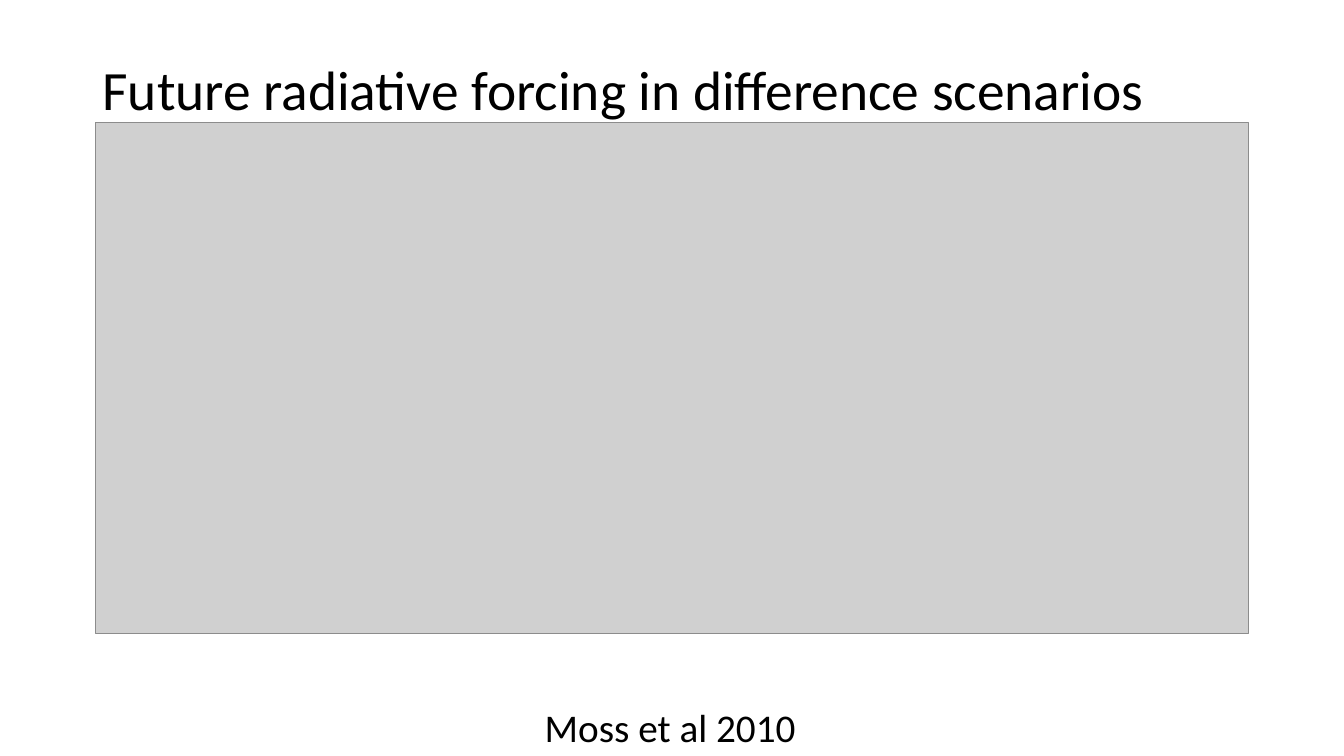
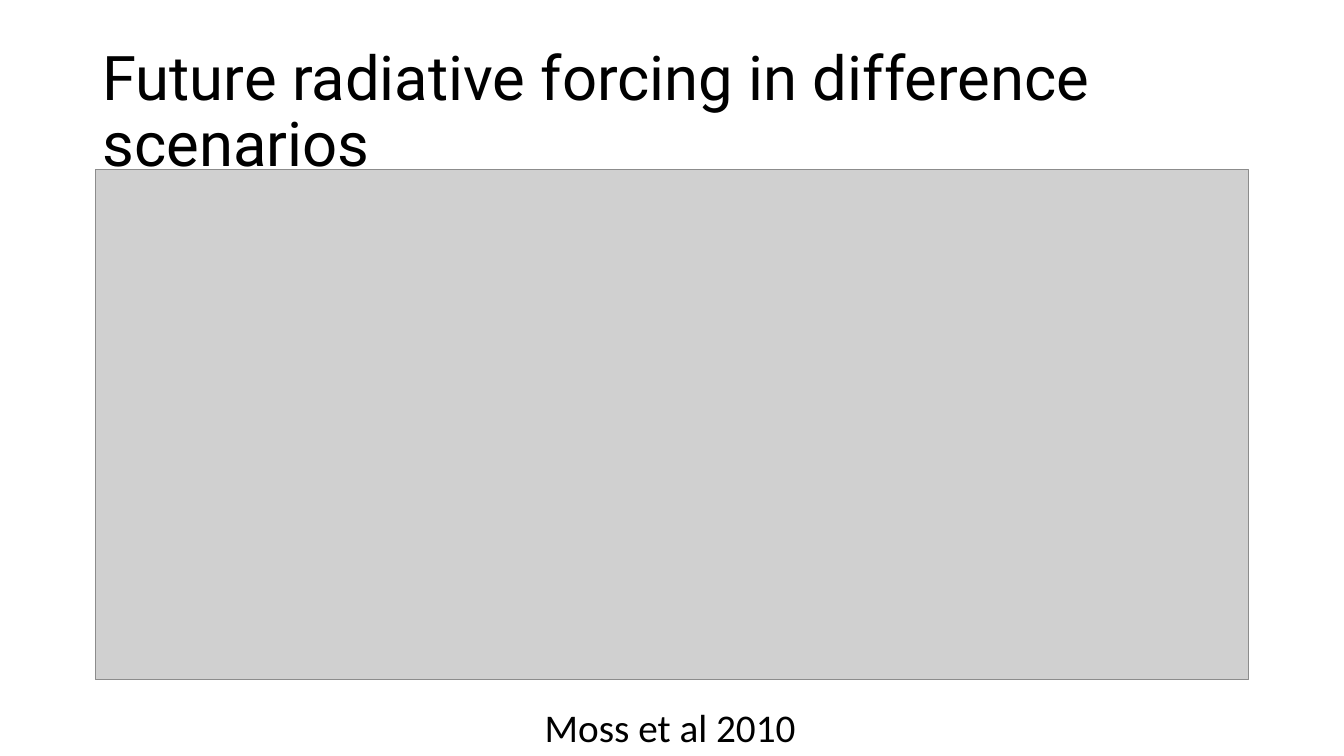
Before and after one commit to niharnandan/thesis, a slide deck: slide 5 of Mid Semester Presentation.pptx (slide 4 before the commit). Drawn at 1344x756 pixels with LibreOffice and Linux fonts; fonts in the diff are those of the drawing; grey boxes stand for pictures; background and template pictures are left out. Boxes give left, top, right and bottom in pixels: in the first picture for what was removed or moved away, otherwise in the second. Text is boxed around its words. In the diff, an @@ line names an element or a change of style, - is before the commit and + after.

```diff
--- a/Mid Semester Presentation.pptx
+++ b/Mid Semester Presentation.pptx
@@ title "Future radiative forcing in difference ..." at (102,53,1089,181): size 39.6 to 44 pt, font Calibri to Roboto @@
@@ picture: place and size @@
-picture at (95,123,1248,633)
+picture at (95,169,1248,680)
```
Also in this commit, not shown: 15 other slides changed, 2 slides added.
